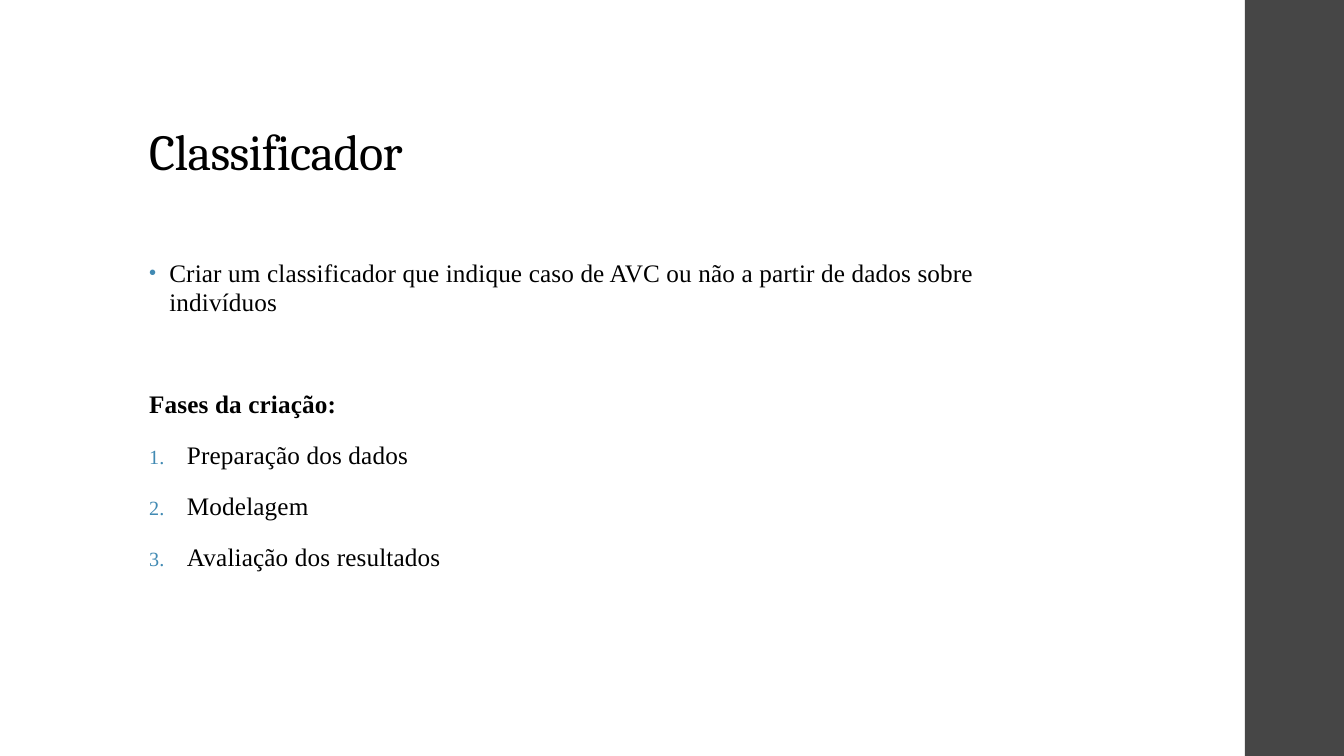
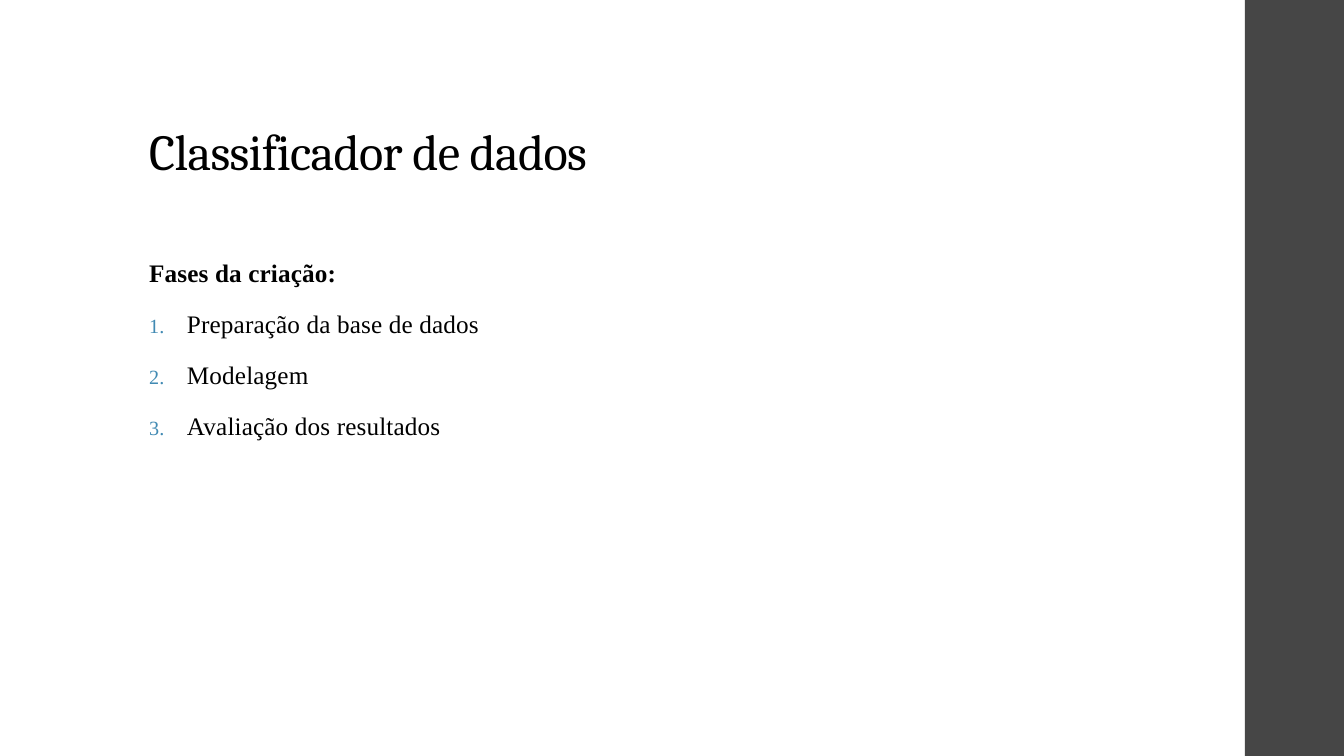
Before and after one commit to ViniPilan/avc-modeling, a slide deck: slide 6 of apresentação.odp (slide 3 before the commit). Drawn at 1344x756 pixels with LibreOffice and Linux fonts; fonts in the diff are those of the drawing. Boxes give left, top, right and bottom in pixels: in the first picture for what was removed or moved away, otherwise in the second. Text is boxed around its words. In the diff, an @@ line names an element or a change of style, - is before the commit and + after.

```diff
--- a/apresentação.odp
+++ b/apresentação.odp
@@ title at bbox=[149, 134, 587, 171]: text changed @@
-Classificador
+Classificador de dados
@@ text at bbox=[169, 264, 973, 312]: paragraph removed @@
-• Criar um classificador que indique caso de AVC ou não a partir de dados sobre indivíduos
@@ text at bbox=[187, 315, 478, 339]: text changed @@
-1. Preparação dos dados
+1. Preparação da base de dados
```
Also in this commit, not shown: 9 other slides changed, 5 slides added, 8 slides removed, 2 other files.
